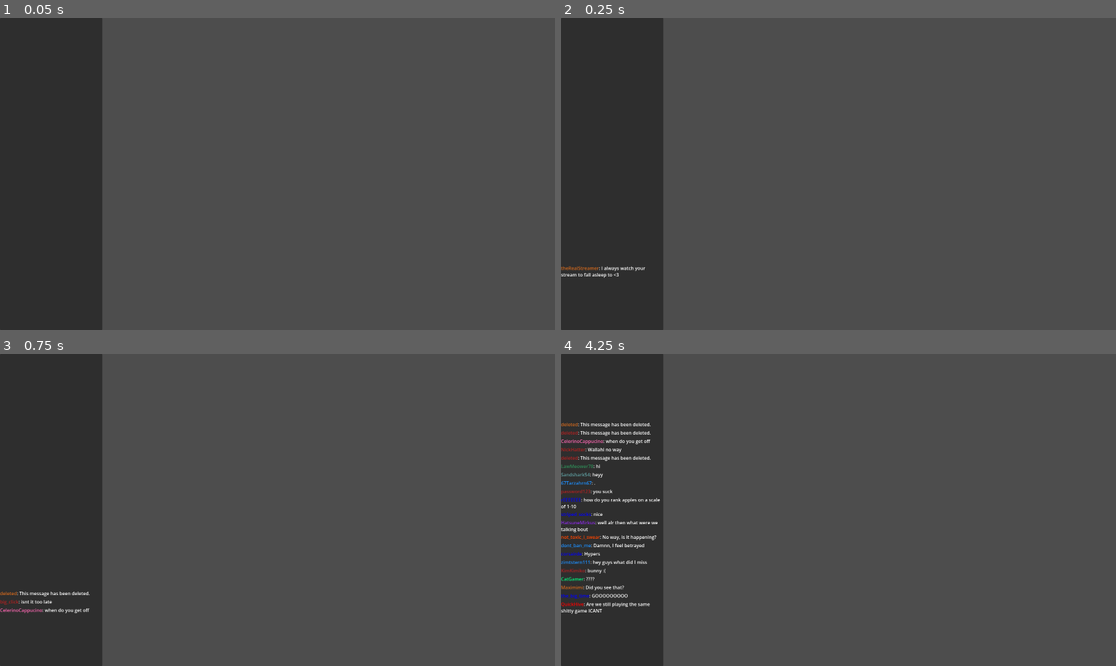
Above: before the commit, frames 1-4 (two rows, left to right).
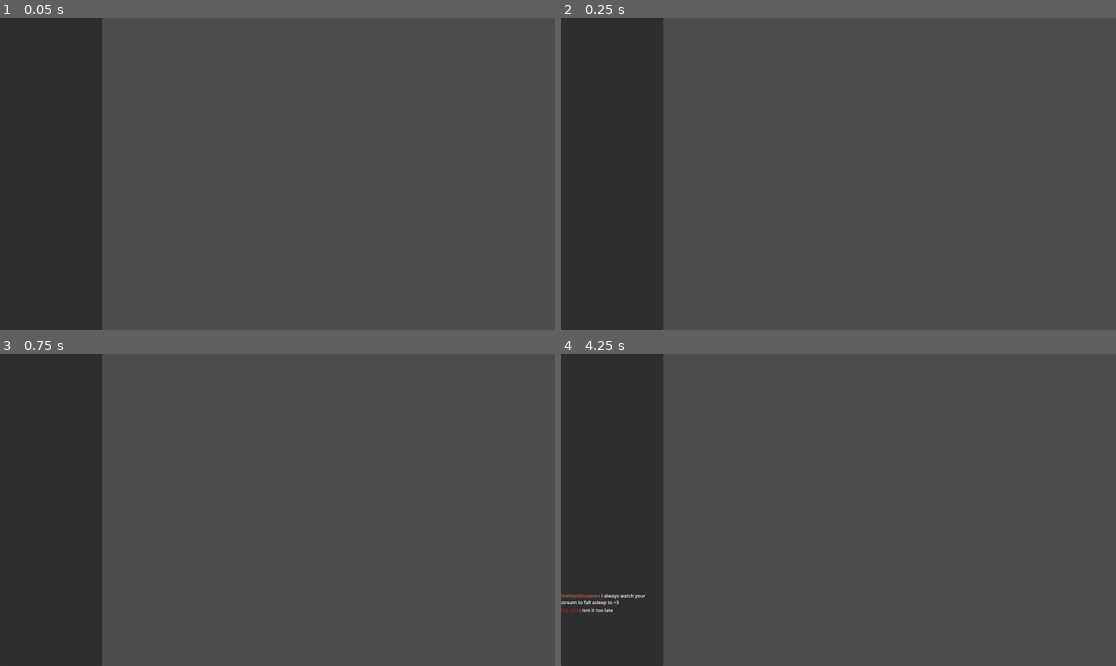
Above: after the commit, the same moments.

Repository: shyrzaza/Streamer
Game: Godot game, scene res://Chat/Chat.tscn
Same seed, same stepped clock (60 frames per second), same inputs: the game is played once before the commit and once after it. This scene is started directly instead of the project's main scene.
Inputs (mouse positions are in pixels of both pictures, inside the frame that each line leads up to):
- Up to frame 1 (0.05 s): no input
- Up to frame 2 (0.25 s): no input
- Up to frame 3 (0.75 s): tap Enter (ui_accept) at 0.5 s; drag from (49, 600) to (333, 441) at 0.52 s
- Up to frame 4 (4.25 s): drag from (610, 575) to (810, 572) at 1.27 s; move the mouse to (610, 559) at 2.02 s; press the mouse at (610, 559) at 2.03 s; hold Left (ui_left) 2.03-2.75 s; release the mouse at (610, 559) at 2.75 s; drag from (610, 522) to (672, 463) at 2.77 s; drag from (610, 497) to (866, 510) at 3.52 s

Frame 1 is identical in both runs. In frame 2, 0.2% of the frame differs, in the area x 0-16%, y 79-84%; in frame 3, 0.3%; in frame 4, 2.1%, in the area x 0-18%, y 22-84%.

Commit message:
fix chat bug

Diff:
--- a/Chat/chat_manager.gd
+++ b/Chat/chat_manager.gd
@@ -80,7 +80,7 @@
 	toxic_messages = StringProvider.new("res://Chat/toxic_chat_messages.json")
 	usernames = StringProvider.new("res://Chat/usernames.json")
 
-@export var CHAT_MESSAGE_TIME = 0.2
+@export var CHAT_MESSAGE_TIME = 2
 var elapsed_time = 0.0
 @export var TOXIC_CHANCE = 0.25
 
--- a/Chat/chat_message.gd
+++ b/Chat/chat_message.gd
@@ -16,10 +16,15 @@
 func _process(delta: float) -> void:
 	var node_position = get("position")
 	if node_position.y <= 0:
-		if is_toxic == banned:
-			point_callable.call(10)
+		if is_toxic:
+			if banned:
+				point_callable.call(1)
+			else:
+				point_callable.call(-1)
 		else:
-			point_callable.call(-10)
+			if banned:
+				point_callable.call(-1)
+
 		self.queue_free()
 
 func set_point_callable(point_callable: Callable):
